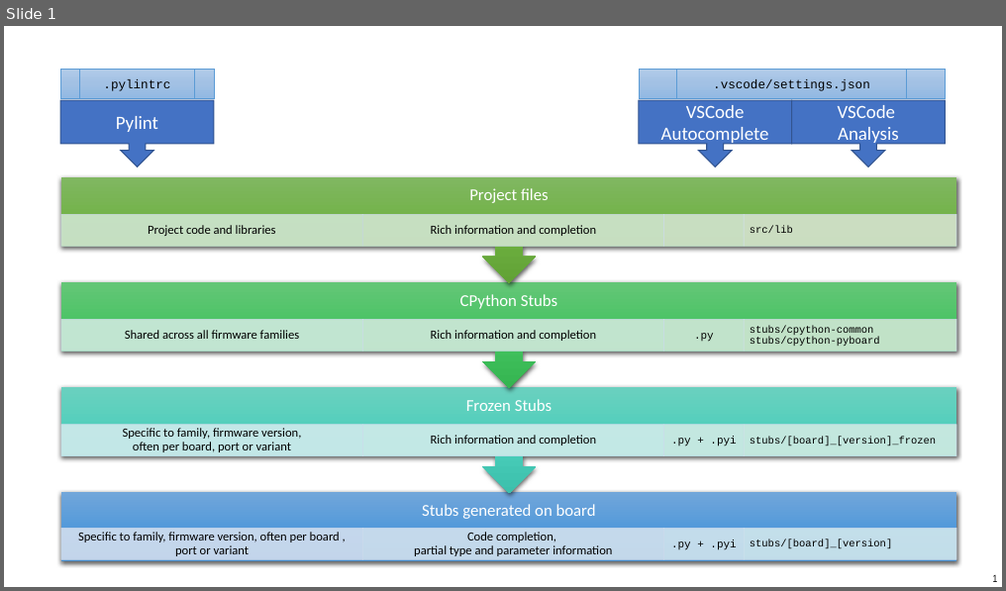
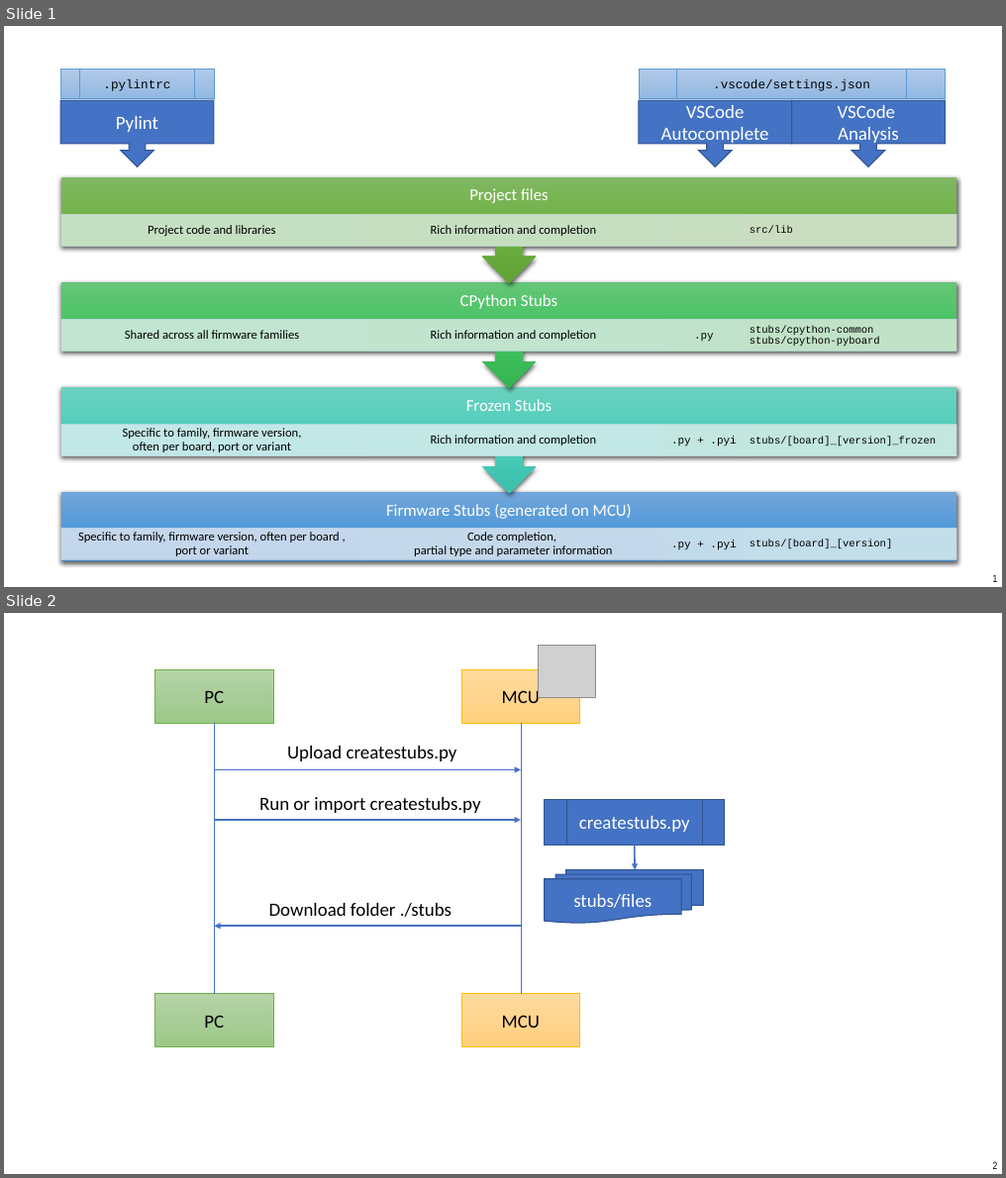
Before and after one commit to Josverl/micropython-stubs, a slide deck: docs/diagrams.pptx. Shown one above the other, each under a label of ours: slide 1 before the commit, slides 1 and 2 after it. The pictures are 1006x591 and 1006x1178 pixels, drawn with LibreOffice and Linux fonts; fonts in the diff are those of the drawing; grey boxes stand for pictures. Boxes give left, top, right and bottom in pixels: in the first picture for what was removed or moved away, otherwise in the second. Text is boxed around its words. In the diff, an @@ line names an element or a change of style, - is before the commit and + after.

```diff
--- a/docs/diagrams.pptx
+++ b/docs/diagrams.pptx
@@ slide 2 added at [4,613,1002,1174], background #FFFFFF; not listed: 1 template element that a slide beside it also shows @@
@@ rectangle added at [155,669,272,723], fill gradient #B5D5A7 to #AACE9A to #9CC987, outline #70AD47 0.5 pt, 18 pt, text #000000 @@
+PC
@@ rectangle added at [462,669,580,723], fill gradient #FFDB9E to #FFD590 to #FFD07C, outline #FFC000 0.5 pt, 18 pt, text #000000 @@
+MCU
@@ picture added at [539,645,596,697] @@
@@ line added from (214, 723) to (214, 994), #4472C4 0.5 pt @@
@@ line added from (521, 723) to (521, 994), #4472C4 0.5 pt @@
@@ text added at [287,746,457,761], 18 pt, text #000000 @@
+Upload createstubs.py
@@ arrow added from (214, 770) to (521, 770), #4472C4 1.5 pt @@
@@ arrow added from (214, 820) to (521, 820), #4472C4 1.5 pt @@
@@ text added at [259,797,481,813], 18 pt, text #000000 @@
+Run or import createstubs.py
@@ flow chart predefined process added at [545,799,725,845], fill #4472C4, outline #325491 1 pt, 18 pt, text #FFFFFF @@
+createstubs.py
@@ arrow added from (635, 845) to (635, 870), #4472C4 1.5 pt @@
@@ flow chart multidocument added at [545,870,704,924], fill #4472C4, outline #325491 1 pt, 18 pt, text #FFFFFF @@
+stubs/files
@@ text added at [269,903,451,917], 18 pt, text #000000 @@
+Download folder ./stubs
@@ arrow added from (521, 926) to (214, 926), #4472C4 1.5 pt @@
@@ rectangle added at [155,994,272,1048], fill gradient #B5D5A7 to #AACE9A to #9CC987, outline #70AD47 0.5 pt, 18 pt, text #000000 @@
+PC
@@ rectangle added at [462,994,580,1048], fill gradient #FFDB9E to #FFD590 to #FFD07C, outline #FFC000 0.5 pt, 18 pt, text #000000 @@
+MCU
@@ slide 1 changed as well @@
@@ text at [386,504,632,519]: text changed @@
-Stubs generated on board
+Firmware Stubs (generated on MCU)
```
Also in this commit, not shown: 4 other files.
